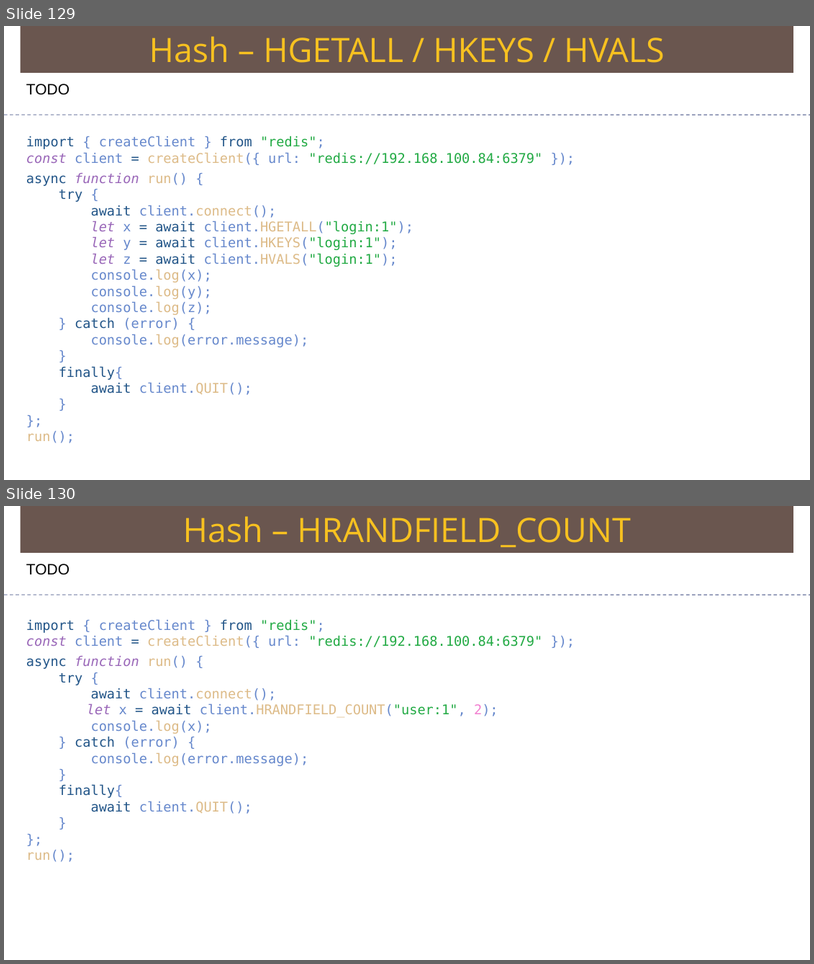
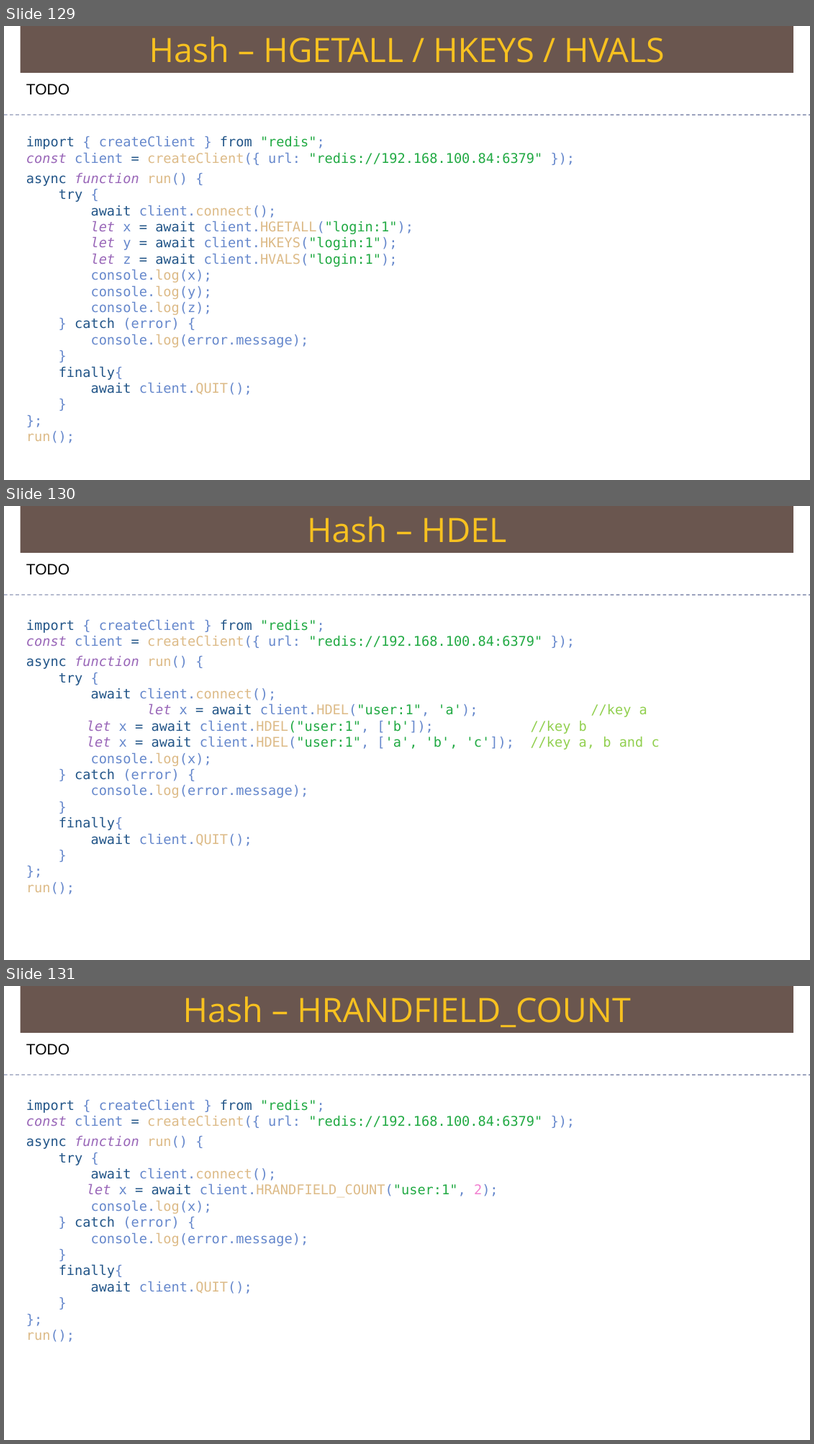
Before and after one commit to Saleel-Bagde/PPT-s, a slide deck: redis Ver2.pptx. Shown one above the other, each under a label of ours: slides 129 and 130 before the commit, slides 129, 130 and 131 after it. The pictures are 814x964 and 814x1444 pixels, drawn with LibreOffice and Linux fonts; fonts in the diff are those of the drawing. Boxes give left, top, right and bottom in pixels: in the first picture for what was removed or moved away, otherwise in the second. Text is boxed around its words. In the diff, an @@ line names an element or a change of style, - is before the commit and + after.

```diff
--- a/redis Ver2.pptx
+++ b/redis Ver2.pptx
@@ slide 130 added at (4,506,810,960), background #FFFFFF @@
@@ rectangle added at (21,506,794,553), fill #6A5650, 40 pt, text #F7C120 @@
+Hash – HDEL
@@ text added at (26,564,70,575), 18 pt, text #000000 @@
+TODO
@@ line added from (4, 595) to (810, 595), #6E78A0 0.99 pt dashed @@
@@ text added at (26,619,543,894), 16 pt, text #6688CC @@
+import { createClient } from "redis";
+const client = createClient({ url: "redis://192.168.100.84:6379" });
+async function run() {
+try {
+await client.connect();
+let x = await client.HDEL("user:1", 'a'); //key a
+let x = await client.HDEL("user:1", ['b']); //key b
+let x = await client.HDEL("user:1", ['a', 'b', 'c']); //key a, b and c
+console.log(x);
+} catch (error) {
+console.log(error.message);
+}
+finally{
+await client.QUIT();
+}
+};
+run();
@@ what was slide 130 is now slide 131 @@
```
Also in this commit, not shown: 1 slide changed.
